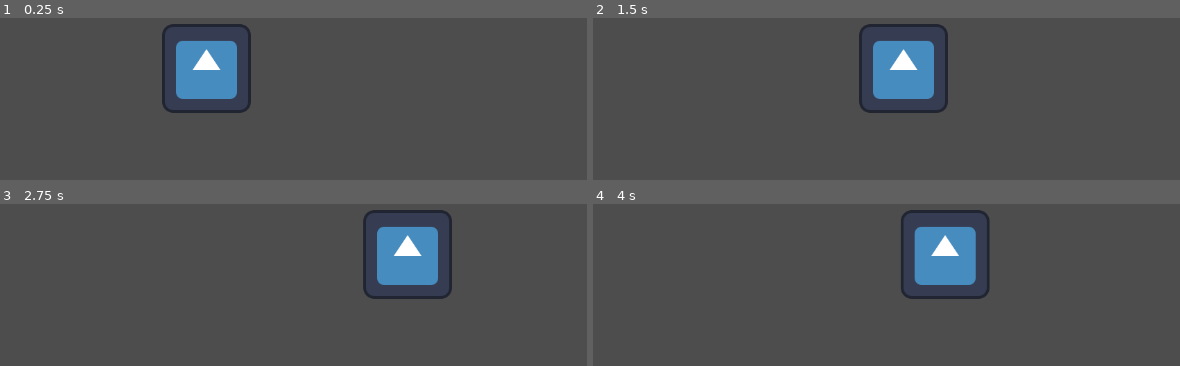
Above: before the commit, frames 1-4 (two rows, left to right).
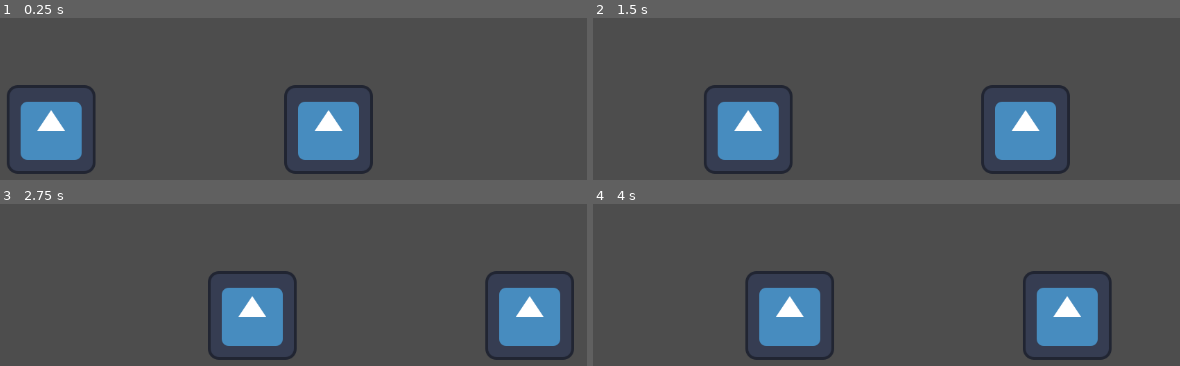
Above: after the commit, the same moments.

Repository: Pablo-Gallina/lucha
Game: Godot game, scene res://scenes/ring/ring.tscn
Same seed, same stepped clock (60 frames per second), same inputs: the game is played once before the commit and once after it. The engine's default icon, where the game draws it, is replaced by a stand-in: a white triangle on a blue panel in a dark square.
Inputs:
- Up to frame 1 (0.25 s): no input
- Up to frame 2 (1.5 s): tap Enter at 0.5 s; hold Right (ui_right) 0.53-1.28 s; hold Down (ui_down) from 1.28 s (still down)
- Up to frame 3 (2.75 s): tap Space at 2 s; release Down (ui_down) at 2.03 s; hold Right (ui_right) from 2.03 s (still down)
- Up to frame 4 (4 s): release Right (ui_right) at 2.78 s; hold Up (ui_up) 2.78-3.53 s; tap Enter at 3.5 s; hold Left (ui_left) from 3.53 s (still down)

The runs differ from the first frame. In frame 1, 14% of the frame differs, in the area x 1-64%, y 3-97%; in frame 2, 14%; in frame 3, 14%; in frame 4, 14%, in the area x 25-89%, y 3-97%.

Commit message:
add character inheritance

Diff:
--- /dev/null
+++ b/scenes/player/base/base_player.tscn
@@ -0,0 +1,14 @@
+[gd_scene format=3 uid="uid://wvhkqx8324ej"]
+
+[ext_resource type="Texture2D" uid="uid://c8ierh2fp2id4" path="res://icon.svg" id="1_w0n7e"]
+
+[sub_resource type="RectangleShape2D" id="RectangleShape2D_4giwh"]
+size = Vector2(128, 128)
+
+[node name="BasePlayer" type="CharacterBody2D" unique_id=720448336]
+
+[node name="Sprite2D" type="Sprite2D" parent="." unique_id=777823240]
+texture = ExtResource("1_w0n7e")
+
+[node name="CollisionShape2D" type="CollisionShape2D" parent="." unique_id=1197139475]
+shape = SubResource("RectangleShape2D_4giwh")
--- a/scenes/player/player.gd
+++ b/scenes/player/base/player_base.gd
@@ -1,3 +1,4 @@
+class_name PlayerBase
 extends CharacterBody2D
 
 var speed : float = 200
--- /dev/null
+++ b/scenes/player/paper/paper.gd
@@ -0,0 +1,4 @@
+extends PlayerBase
+
+func _ready() -> void:
+	print("Soy un paper")
--- /dev/null
+++ b/scenes/player/paper/player.tscn
@@ -0,0 +1,16 @@
+[gd_scene format=3 uid="uid://f5pfricuwmv7"]
+
+[ext_resource type="Texture2D" uid="uid://c8ierh2fp2id4" path="res://icon.svg" id="1_2nnvr"]
+[ext_resource type="Script" uid="uid://cdt0q3wwev3mn" path="res://scenes/player/paper/paper.gd" id="1_ktnog"]
+
+[sub_resource type="RectangleShape2D" id="RectangleShape2D_8iftl"]
+size = Vector2(128, 128)
+
+[node name="Paper" type="CharacterBody2D" unique_id=166887175]
+script = ExtResource("1_ktnog")
+
+[node name="Sprite2D" type="Sprite2D" parent="." unique_id=138495863]
+texture = ExtResource("1_2nnvr")
+
+[node name="CollPlayer" type="CollisionShape2D" parent="." unique_id=1285720745]
+shape = SubResource("RectangleShape2D_8iftl")
--- a/scenes/player/player.tscn
+++ /dev/null
@@ -1,16 +0,0 @@
-[gd_scene format=3 uid="uid://bu1b5tsn2ds8s"]
-
-[ext_resource type="Texture2D" uid="uid://c8ierh2fp2id4" path="res://icon.svg" id="1_8afob"]
-[ext_resource type="Script" uid="uid://bt2yfjwj8pd2d" path="res://scenes/player/player.gd" id="1_dovo2"]
-
-[sub_resource type="RectangleShape2D" id="RectangleShape2D_dovo2"]
-size = Vector2(128, 128)
-
-[node name="Player" type="CharacterBody2D" unique_id=1864281695]
-script = ExtResource("1_dovo2")
-
-[node name="Sprite2D" type="Sprite2D" parent="." unique_id=2035961392]
-texture = ExtResource("1_8afob")
-
-[node name="col_sprite" type="CollisionShape2D" parent="." unique_id=629222990]
-shape = SubResource("RectangleShape2D_dovo2")
--- /dev/null
+++ b/scenes/player/rock/rock.gd
@@ -0,0 +1,4 @@
+extends PlayerBase
+
+func _ready() -> void:
+	print("Soy una roca")
--- /dev/null
+++ b/scenes/player/rock/rock.tscn
@@ -0,0 +1,16 @@
+[gd_scene format=3 uid="uid://cuwtuyol6g7fm"]
+
+[ext_resource type="Script" uid="uid://c01pyy4kune85" path="res://scenes/player/rock/rock.gd" id="1_6yndn"]
+[ext_resource type="Texture2D" uid="uid://c8ierh2fp2id4" path="res://icon.svg" id="1_lxhkg"]
+
+[sub_resource type="RectangleShape2D" id="RectangleShape2D_6yndn"]
+size = Vector2(128, 128)
+
+[node name="Rock" type="CharacterBody2D" unique_id=2096297565]
+script = ExtResource("1_6yndn")
+
+[node name="Sprite2D" type="Sprite2D" parent="." unique_id=1121313308]
+texture = ExtResource("1_lxhkg")
+
+[node name="CollisionShape2D" type="CollisionShape2D" parent="." unique_id=1251857808]
+shape = SubResource("RectangleShape2D_6yndn")
--- a/scenes/ring/ring.tscn
+++ b/scenes/ring/ring.tscn
@@ -1,13 +1,18 @@
 [gd_scene format=3 uid="uid://nla10exysyot"]
 
-[ext_resource type="PackedScene" uid="uid://bu1b5tsn2ds8s" path="res://scenes/player/player.tscn" id="1_18txc"]
 [ext_resource type="PackedScene" uid="uid://dipjf3qhbgso8" path="res://scenes/enviroment/duela.tscn" id="1_51e1t"]
+[ext_resource type="PackedScene" uid="uid://cuwtuyol6g7fm" path="res://scenes/player/rock/rock.tscn" id="2_ygikk"]
+[ext_resource type="PackedScene" uid="uid://f5pfricuwmv7" path="res://scenes/player/paper/player.tscn" id="3_n35nm"]
 
 [node name="Ring" type="Node2D" unique_id=437944324]
 
 [node name="Duela" parent="." unique_id=425698113 instance=ExtResource("1_51e1t")]
 position = Vector2(0, 176)
 
-[node name="Player" parent="." unique_id=1864281695 instance=ExtResource("1_18txc")]
+[node name="Camera2D" type="Camera2D" parent="." unique_id=1076183232]
 
-[node name="Camera2D" type="Camera2D" parent="." unique_id=1076183232]
+[node name="Rock" parent="." unique_id=2096297565 instance=ExtResource("2_ygikk")]
+position = Vector2(176, 88)
+
+[node name="Paper" parent="." unique_id=166887175 instance=ExtResource("3_n35nm")]
+position = Vector2(-224, 88)
Not shown, added: scenes/player/base/player_base.gd.uid
Not shown, added: scenes/player/paper/paper.gd.uid
Not shown, removed: scenes/player/player.gd.uid
Not shown, added: scenes/player/rock/rock.gd.uid
